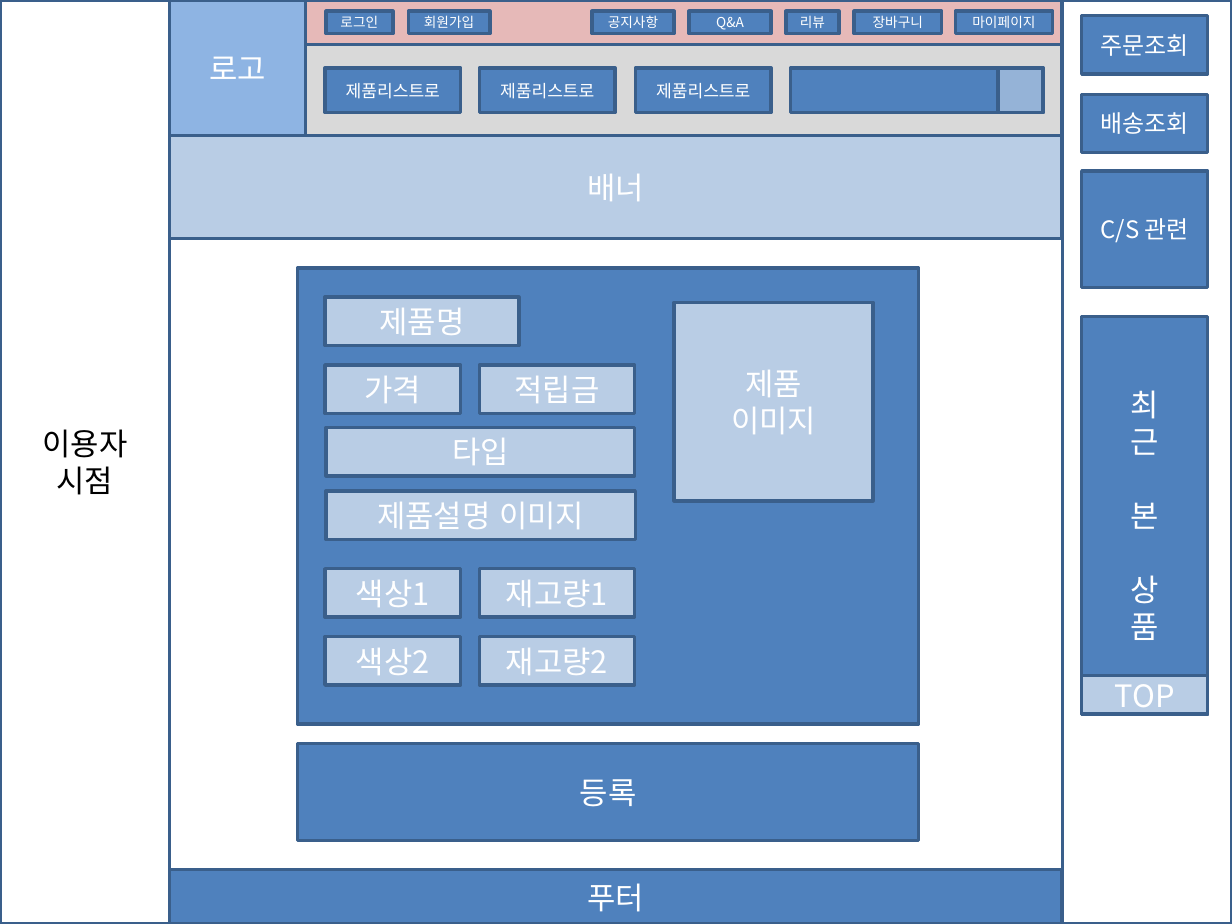
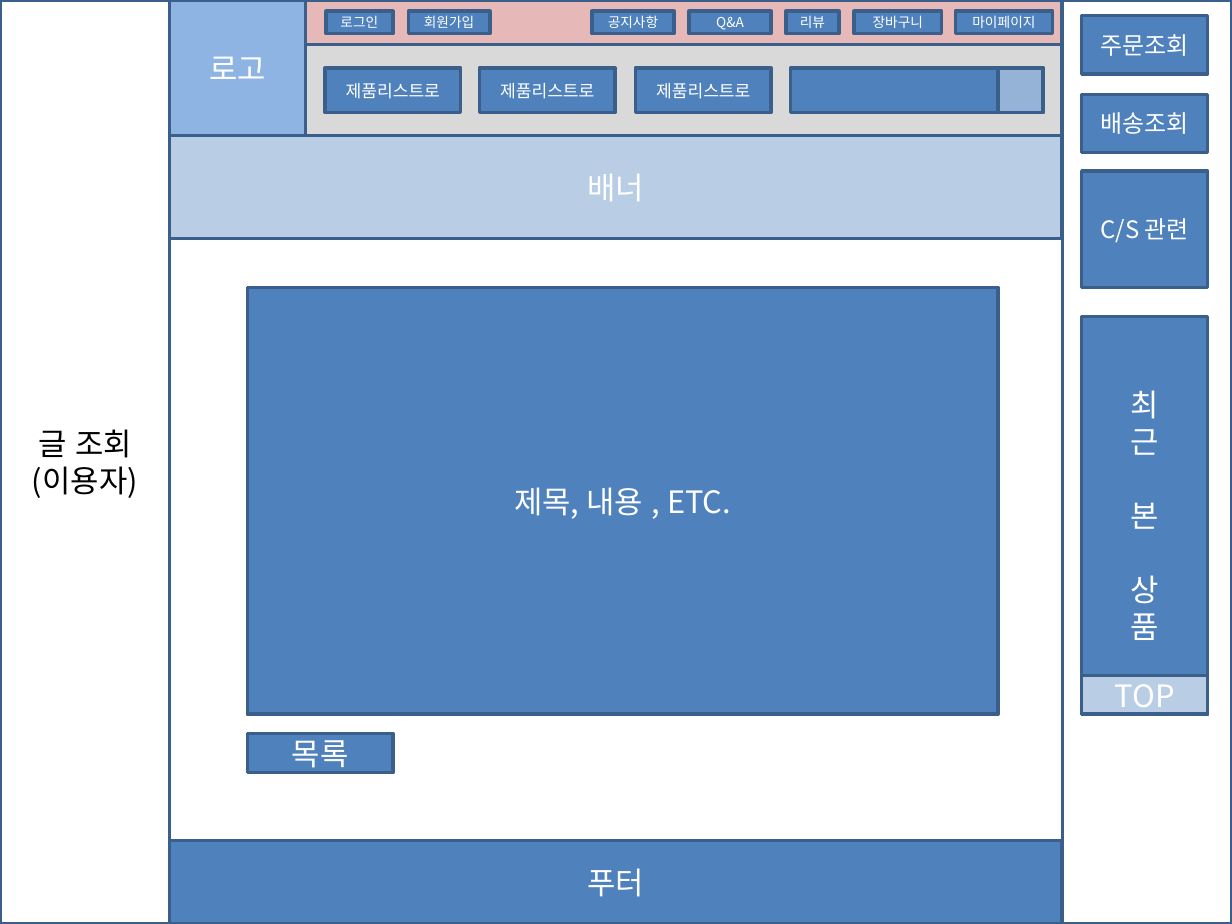
Before and after one commit to dksdlcks12/Portfolio, a slide deck: slide 10 of 스토리보드(작성중).pptx (slide 3 before the commit). Drawn at 1232x924 pixels with LibreOffice and Linux fonts; fonts in the diff are those of the drawing. Boxes give left, top, right and bottom in pixels: in the first picture for what was removed or moved away, otherwise in the second. Text is boxed around its words. In the diff, an @@ line names an element or a change of style, - is before the commit and + after.

```diff
--- a/스토리보드(작성중).pptx
+++ b/스토리보드(작성중).pptx
@@ rectangle removed at (298, 269, 919, 724) @@
@@ rectangle added at (248, 287, 998, 713), fill #4F81BD, outline #3A5F8C 2 pt, 18 pt, text #FFFFFF @@
+제목, 내용 , ETC.
@@ rectangle removed at (325, 297, 519, 345) @@
-제품명
@@ rectangle removed at (674, 302, 872, 500) @@
-제품
-이미지
@@ rectangle removed at (325, 365, 461, 413) @@
-가격
@@ rectangle removed at (479, 365, 634, 413) @@
-적립금
@@ text in rectangle at (32, 429, 138, 498): text changed @@
-이용자
-시점
+글 조회
+(이용자)
@@ rectangle removed at (326, 428, 634, 476) @@
-타입
@@ rectangle removed at (326, 492, 636, 540) @@
-제품설명 이미지
@@ rectangle removed at (325, 569, 461, 617) @@
-색상1
@@ rectangle removed at (479, 569, 634, 617) @@
-재고량1
@@ rectangle removed at (325, 637, 461, 685) @@
-색상2
@@ rectangle removed at (479, 637, 634, 685) @@
-재고량2
@@ rectangle added at (248, 733, 393, 771), fill #4F81BD, outline #3A5F8C 2 pt, 18 pt, text #FFFFFF @@
+목록
@@ rectangle removed at (298, 743, 919, 840) @@
-등록
@@ rectangle "푸터": place and size @@
-rectangle "푸터" at (170, 870, 1062, 924)
+rectangle "푸터" at (170, 840, 1062, 924)
```
Also in this commit, not shown: 4 other slides changed, 6 slides added, 1 other file.
